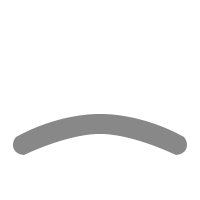
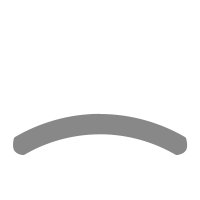
Layer changes from the first 200x200 image to the second:
painted on "Link" over [13, 113, 188, 155]
